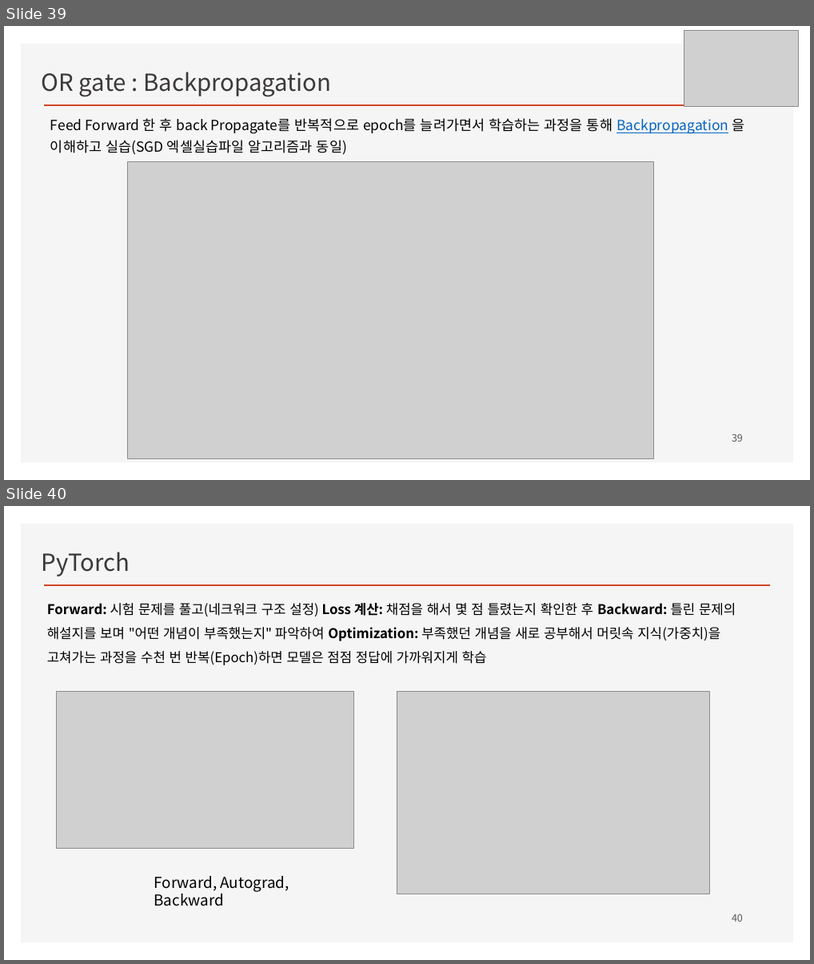
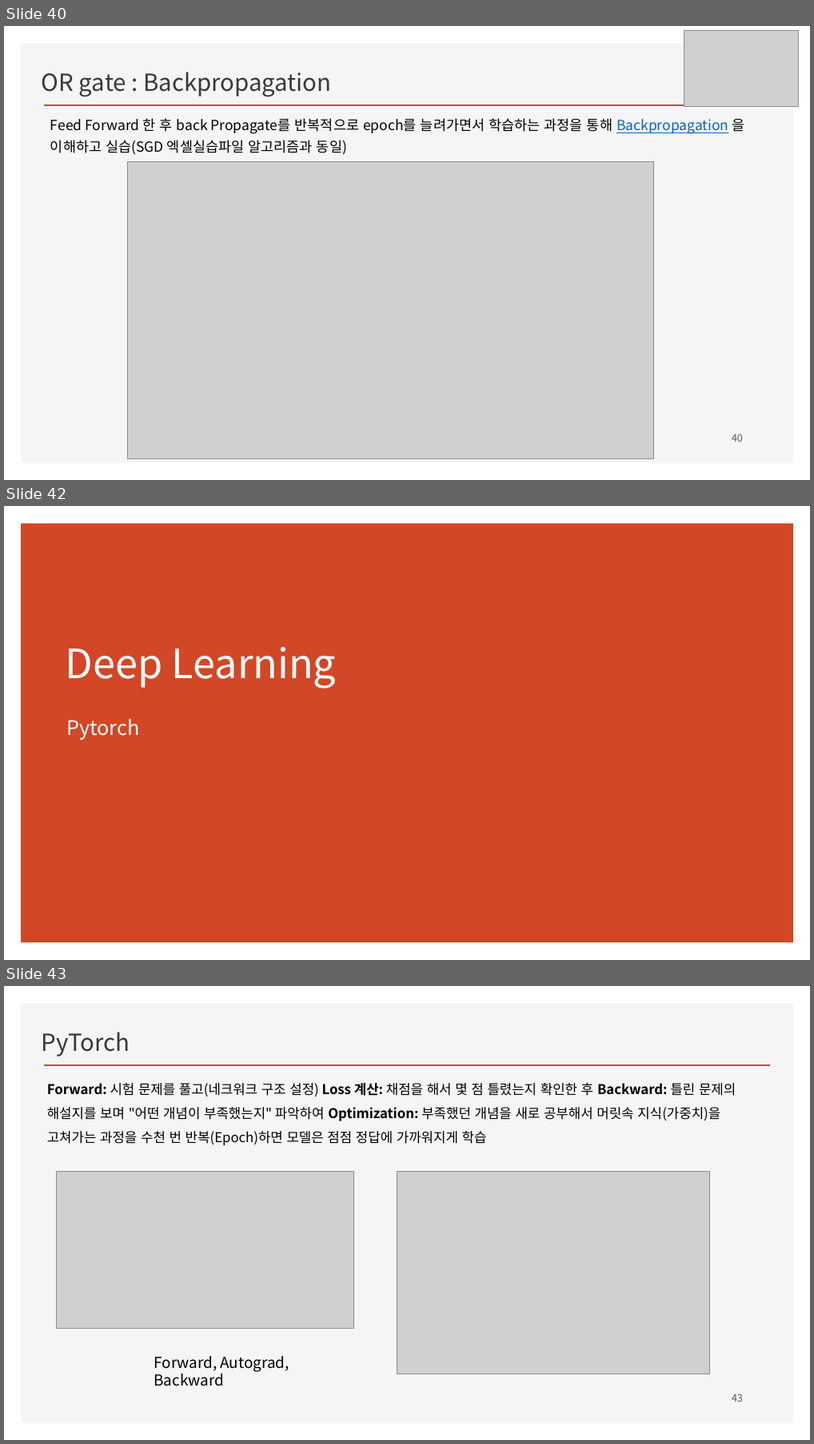
Before and after one commit to ancestor9/mathematics-for-machine-learning, a slide deck: Linear_Algebra/w4_Perceptron_Regression.pptx. Shown one above the other, each under a label of ours: slides 39 and 40 before the commit, slides 40, 42 and 43 after it; the slides between them are not shown. The pictures are 814x964 and 814x1444 pixels, drawn with LibreOffice and Linux fonts; fonts in the diff are those of the drawing; grey boxes stand for pictures; background and template pictures are left out. Boxes give left, top, right and bottom in pixels: in the first picture for what was removed or moved away, otherwise in the second. Text is boxed around its words. In the diff, an @@ line names an element or a change of style, - is before the commit and + after.

```diff
--- a/Linear_Algebra/w4_Perceptron_Regression.pptx
+++ b/Linear_Algebra/w4_Perceptron_Regression.pptx
@@ slide 42 added at [4,506,810,960], background #FFFFFF @@
@@ rectangle added at [21,524,794,943], fill #D24726 @@
@@ title added at [66,647,336,688], 48 pt, text #FFFFFF @@
+Deep Learning
@@ subtitle added at [66,719,139,740], 24 pt, text #FFFFFF @@
+Pytorch
@@ what was slide 39 is now slide 40 @@
@@ page number at [732,433,743,441]: text changed @@
-39
+40
@@ what was slide 40 is now slide 43 @@
@@ page number at [732,1393,743,1401]: text changed @@
-40
+43
```
Also in this commit, not shown: 3 other slides added.
